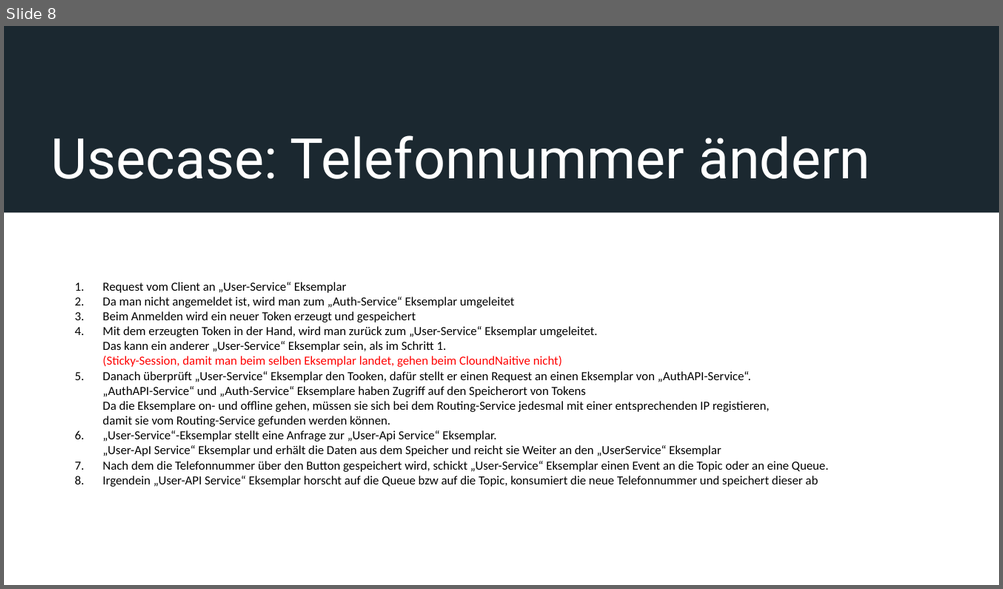
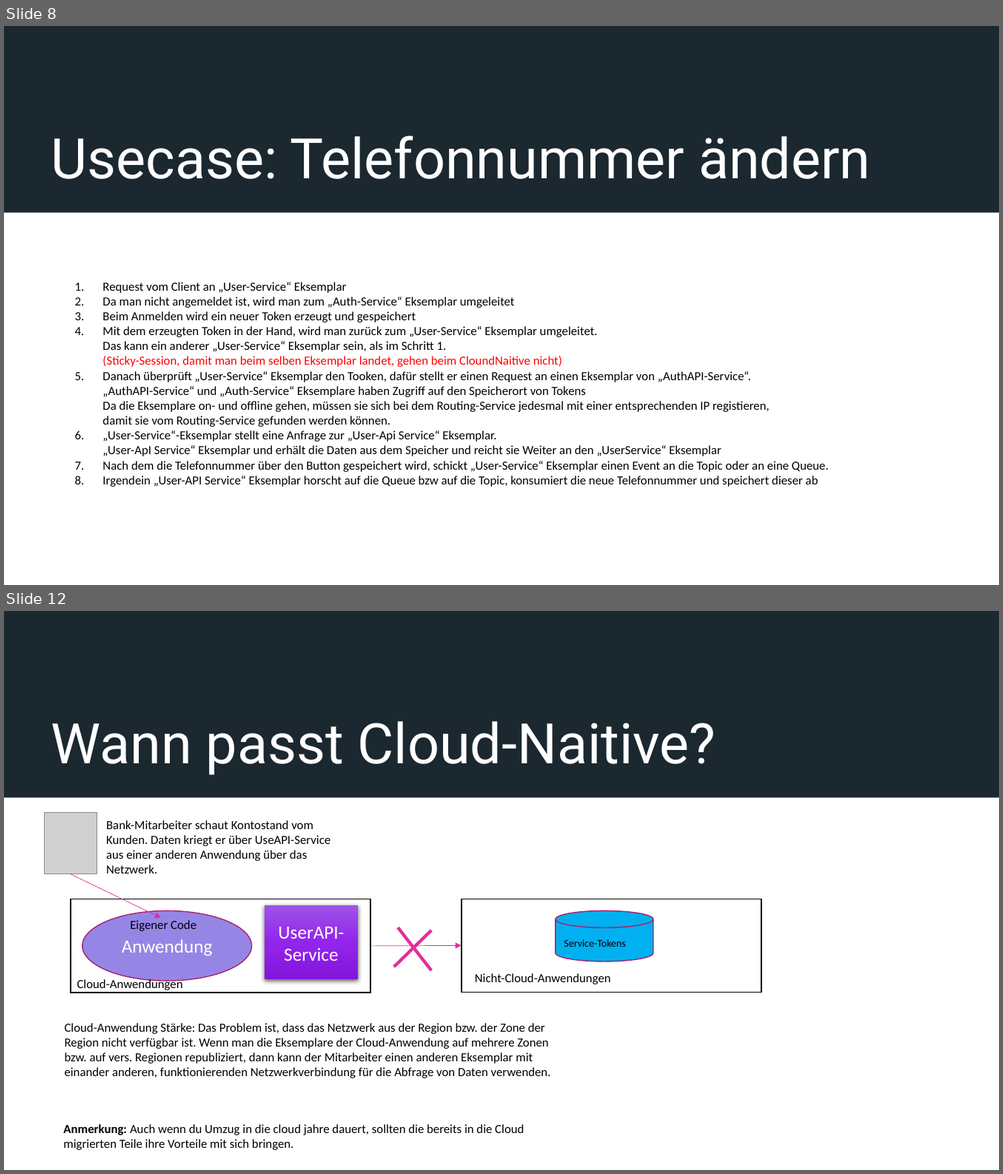
Before and after one commit to BaruchDavid/jRedit, a slide deck: rka-reddit/src/main/resources/Notizen/Cloud Naitive.pptx. Shown one above the other, each under a label of ours: slide 8 before the commit, slides 8 and 12 after it; the slides between them are not shown. The pictures are 1003x589 and 1003x1174 pixels, drawn with LibreOffice and Linux fonts; fonts in the diff are those of the drawing; grey boxes stand for pictures. Boxes give left, top, right and bottom in pixels: in the first picture for what was removed or moved away, otherwise in the second. Text is boxed around its words. In the diff, an @@ line names an element or a change of style, - is before the commit and + after.

```diff
--- a/rka-reddit/src/main/resources/Notizen/Cloud Naitive.pptx
+++ b/rka-reddit/src/main/resources/Notizen/Cloud Naitive.pptx
@@ slide 12 added at (4,611,999,1170), background #FFFFFF; not listed: 1 template element that a slide beside it also shows @@
@@ title added at (51,721,716,775), 54 pt, text #FFFFFF @@
+Wann passt Cloud-Naitive?
@@ picture added at (45,812,97,874) @@
@@ text added at (106,820,330,874), 12 pt, text #000000 @@
+Bank-Mitarbeiter schaut Kontostand vom Kunden. Daten kriegt er über UseAPI-Service aus einer anderen Anwendung über das Netzwerk.
@@ arrow added from (71, 874) to (161, 918), #E32D9B 0.5 pt @@
@@ rectangle added at (461,899,761,992), fill #FFFFFF, outline #000000 1 pt @@
@@ rectangle added at (71,900,370,993), fill #FFFFFF, outline #000000 1 pt @@
@@ ellipse added at (82,911,252,981), fill #9586E6, outline #A82173 1 pt, 18 pt, text #FFFFFF @@
+Anwendung
@@ text added at (130,920,196,931), 12 pt, text #000000 @@
+Eigener Code
@@ rectangle added at (264,906,358,980), fill gradient #9F55E8 to #9424EC to #8516DC, 18 pt, text #FFFFFF @@
+UserAPI-Service
@@ flow chart magnetic drum added at (556,911,654,962), fill #00B0F0, outline #A82173 1 pt @@
@@ line added from (394, 967) to (432, 931), #E32D9B 3 pt @@
@@ line added from (398, 928) to (432, 971), #E32D9B 3 pt @@
@@ text added at (563,940,625,947), 10 pt, text #000000 @@
+Service-Tokens
@@ arrow added from (370, 946) to (461, 946), #E32D9B 0.5 pt @@
@@ text added at (77,979,183,991), 12 pt, text #000000 @@
+Cloud-Anwendungen
@@ text added at (475,974,611,985), 12 pt, text #000000 @@
+Nicht-Cloud-Anwendungen
@@ text added at (65,1023,551,1079), 12 pt, text #000000 @@
+Cloud-Anwendung Stärke: Das Problem ist, dass das Netzwerk aus der Region bzw. der Zone der Region nicht verfügbar ist. Wenn man die Eksemplare der Cloud-Anwendung auf mehrere Zonen bzw. auf vers. Regionen republiziert, dann kann der Mitarbeiter einen anderen Eksemplar mit einander anderen, funktionierenden Netzwerkverbindung für die Abfrage von Daten verwenden.
@@ text added at (63,1125,523,1150), 12 pt, text #000000 @@
+Anmerkung: Auch wenn du Umzug in die cloud jahre dauert, sollten die bereits in die Cloud migrierten Teile ihre Vorteile mit sich bringen.
```
Also in this commit, not shown: 4 other slides added.
